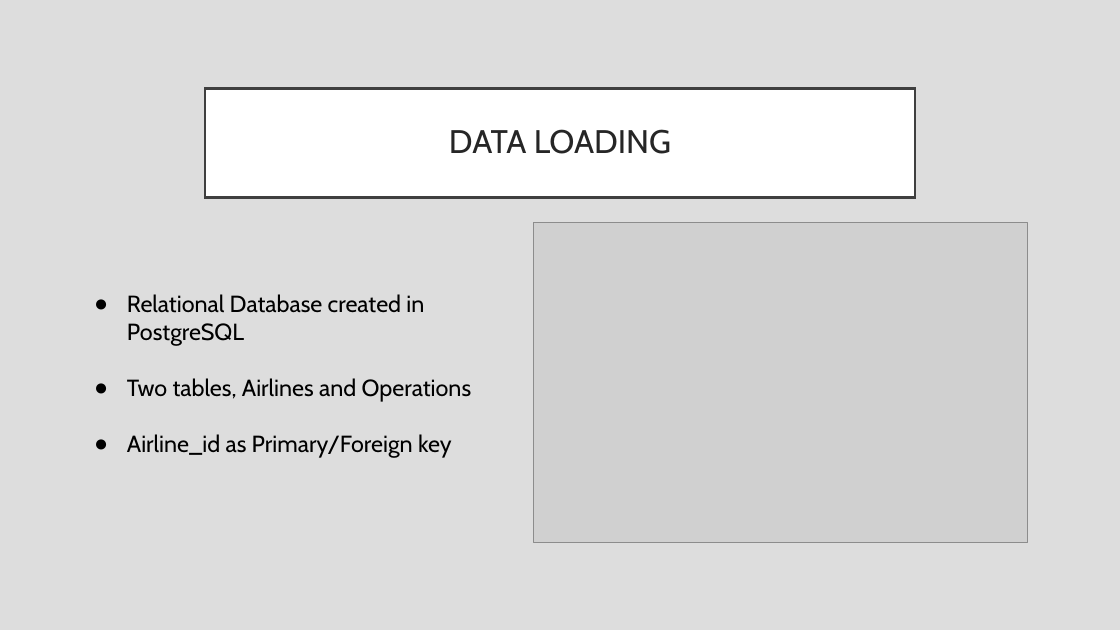
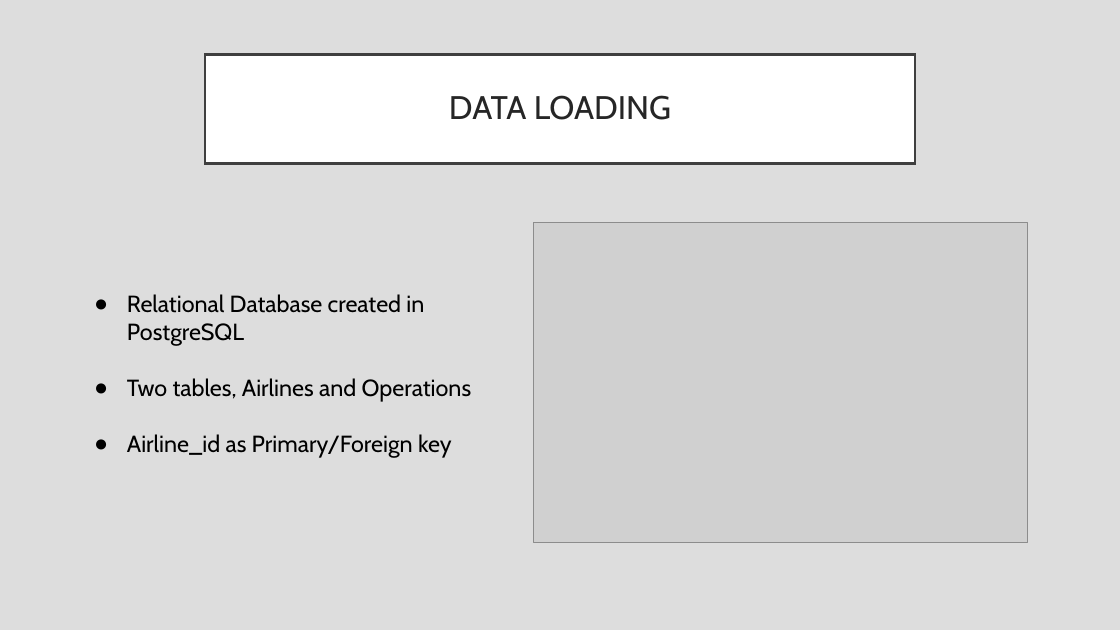
Before and after one commit to RealDreammaker/ProjectETL, a slide deck: slide 11 of ETL Process Presentation.pptx. Drawn at 1120x630 pixels with LibreOffice and Linux fonts; fonts in the diff are those of the drawing; grey boxes stand for pictures. Boxes give left, top, right and bottom in pixels: in the first picture for what was removed or moved away, otherwise in the second. Text is boxed around its words. In the diff, an @@ line names an element or a change of style, - is before the commit and + after.

```diff
--- a/ETL Process Presentation.pptx
+++ b/ETL Process Presentation.pptx
@@ title "DATA LOADING": place and size @@
-title "DATA LOADING" at (205,88,915,197)
+title "DATA LOADING" at (205,54,915,163)
```
Also in this commit, not shown: 3 other slides changed, 2 other files.
